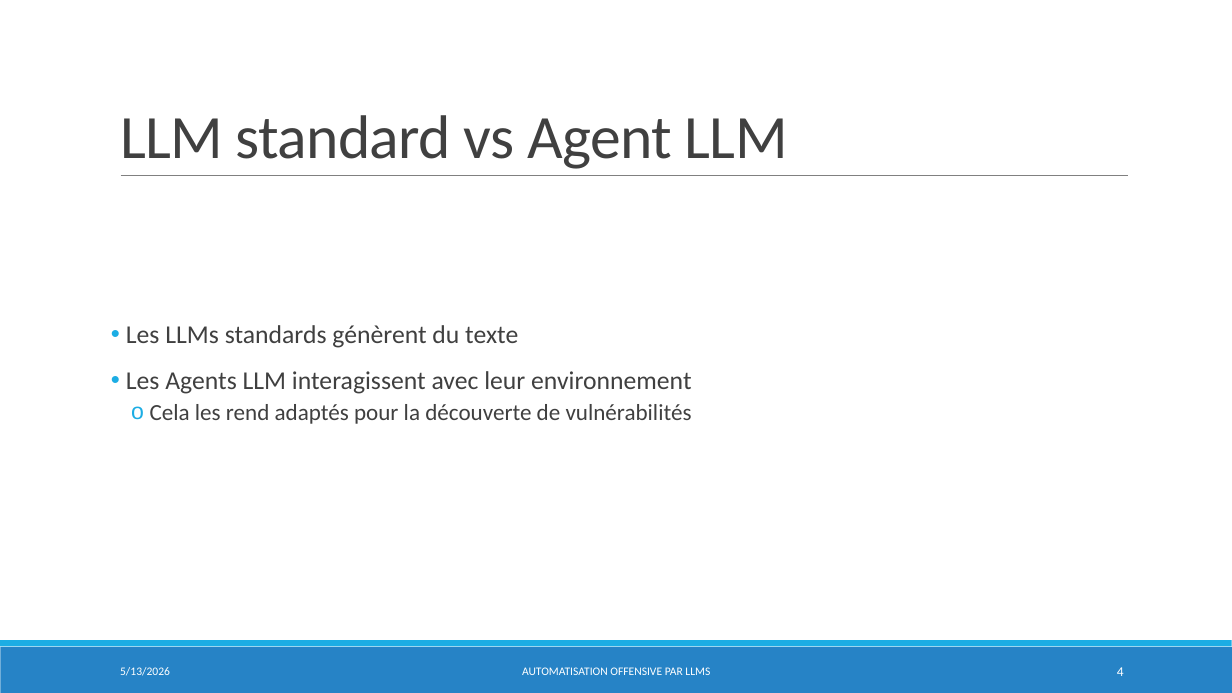
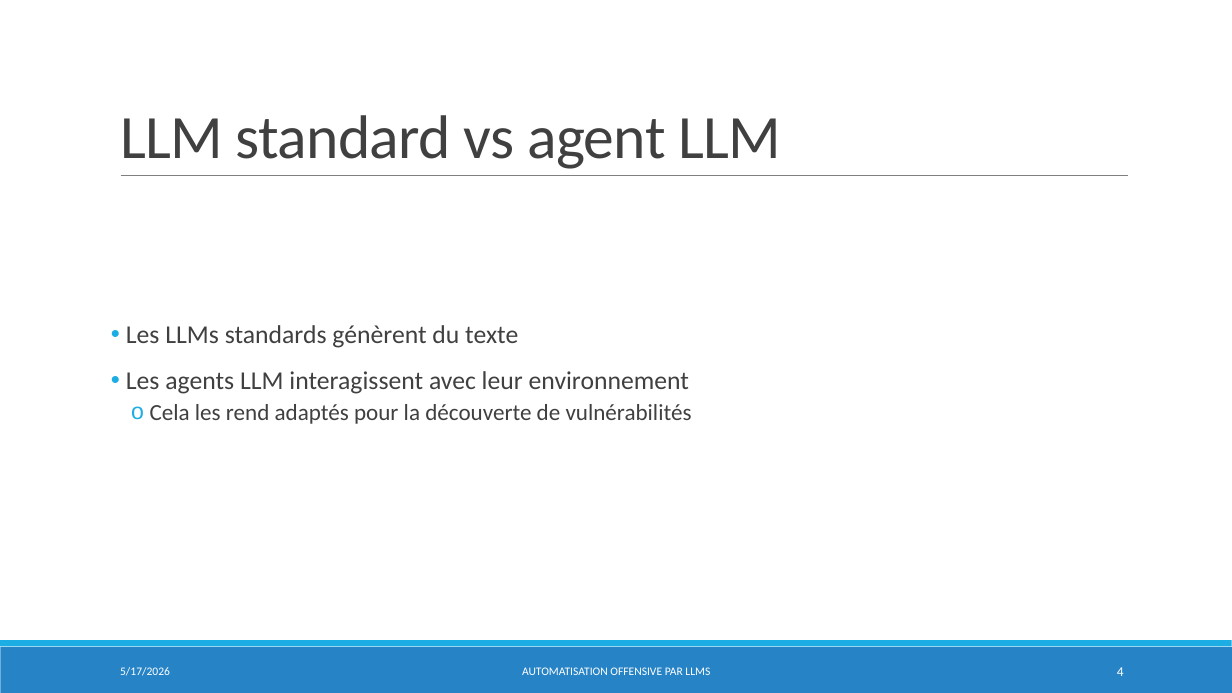
Before and after one commit to dylanramos/sse, a slide deck: slide 4 of SSE.pptx. Drawn at 1232x693 pixels with LibreOffice and Linux fonts; fonts in the diff are those of the drawing. Boxes give left, top, right and bottom in pixels: in the first picture for what was removed or moved away, otherwise in the second. Text is boxed around its words. In the diff, an @@ line names an element or a change of style, - is before the commit and + after.

```diff
--- a/SSE.pptx
+++ b/SSE.pptx
@@ title at (x1=120, y1=115, x2=781, y2=169): text changed @@
-LLM standard vs Agent LLM
+LLM standard vs agent LLM
@@ text at (x1=126, y1=371, x2=689, y2=394): text changed @@
-• Les Agents LLM interagissent avec leur environnement
+• Les agents LLM interagissent avec leur environnement
@@ text at (x1=120, y1=667, x2=170, y2=676): text changed @@
-5/13/2026
+5/17/2026
```
Also in this commit, not shown: 27 other slides changed, 2 other files.
